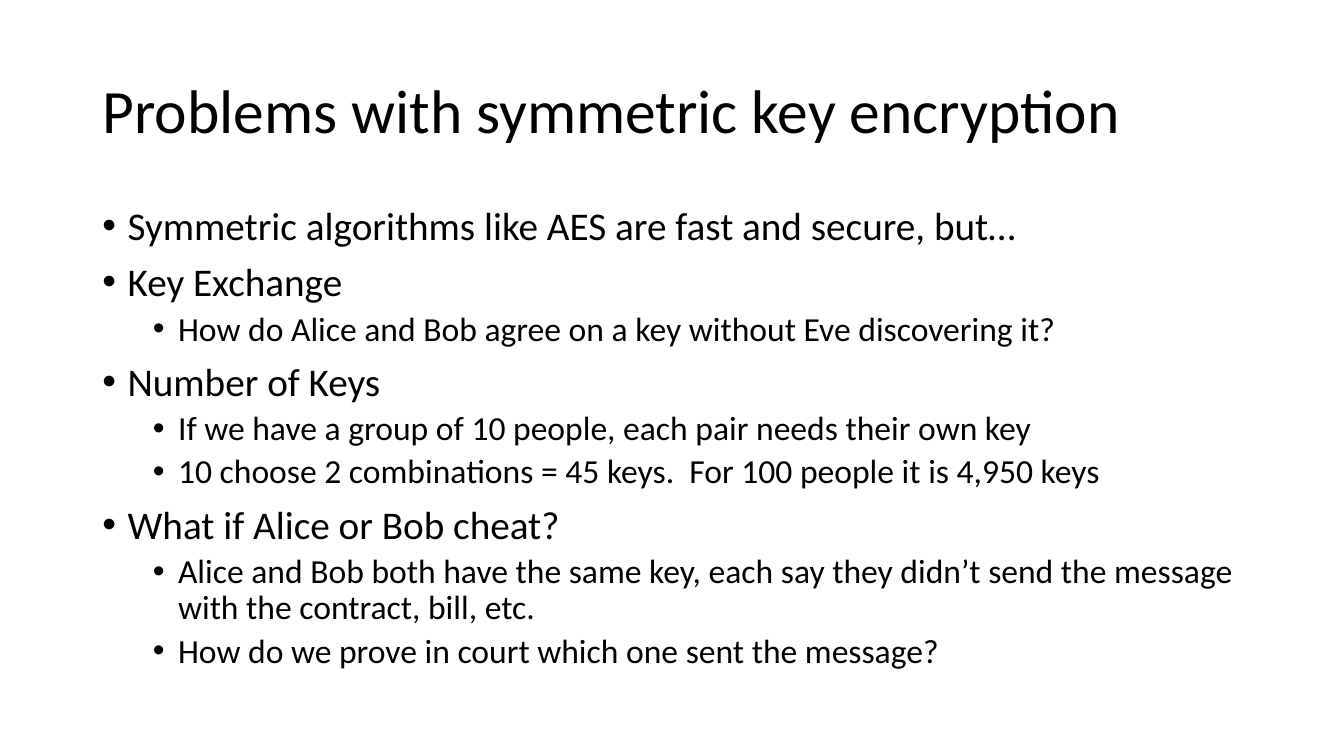
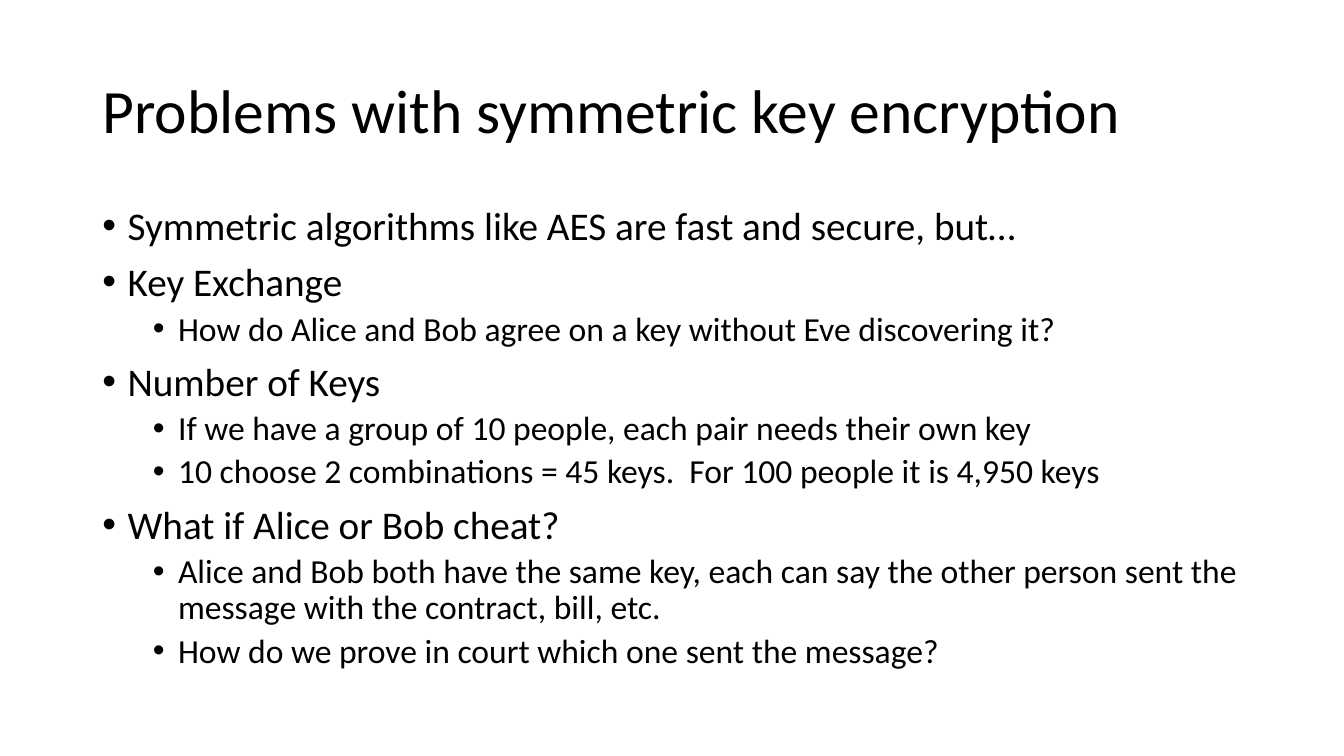
Before and after one commit to john-r2/CyberSec-Modules, a slide deck: slide 2 of 5.Crypto/Cryptology4-Public-Key-Intro-RSA.pptx. Drawn at 1344x756 pixels with LibreOffice and Linux fonts; fonts in the diff are those of the drawing. Boxes give left, top, right and bottom in pixels: in the first picture for what was removed or moved away, otherwise in the second. Text is boxed around its words. In the diff, an @@ line names an element or a change of style, - is before the commit and + after.

```diff
--- a/5.Crypto/Cryptology4-Public-Key-Intro-RSA.pptx
+++ b/5.Crypto/Cryptology4-Public-Key-Intro-RSA.pptx
@@ text at [178, 559, 1237, 625]: text changed @@
-  • Alice and Bob both have the same key, each say they didn’t send the message with the contract, bill, etc.
+  • Alice and Bob both have the same key, each can say the other person sent the message with the contract, bill, etc.
```
Also in this commit, not shown: 4 other slides changed, 32 other files.
